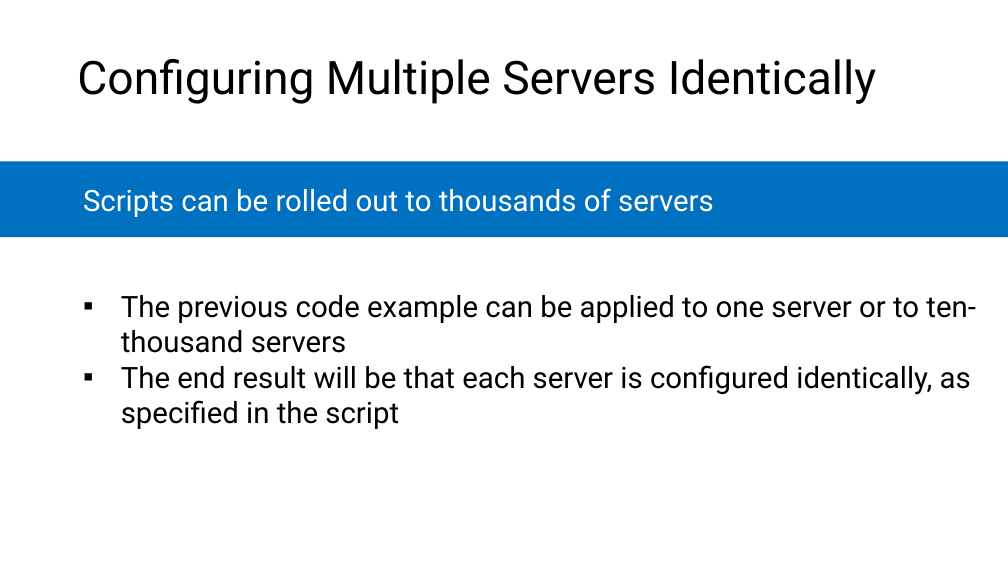
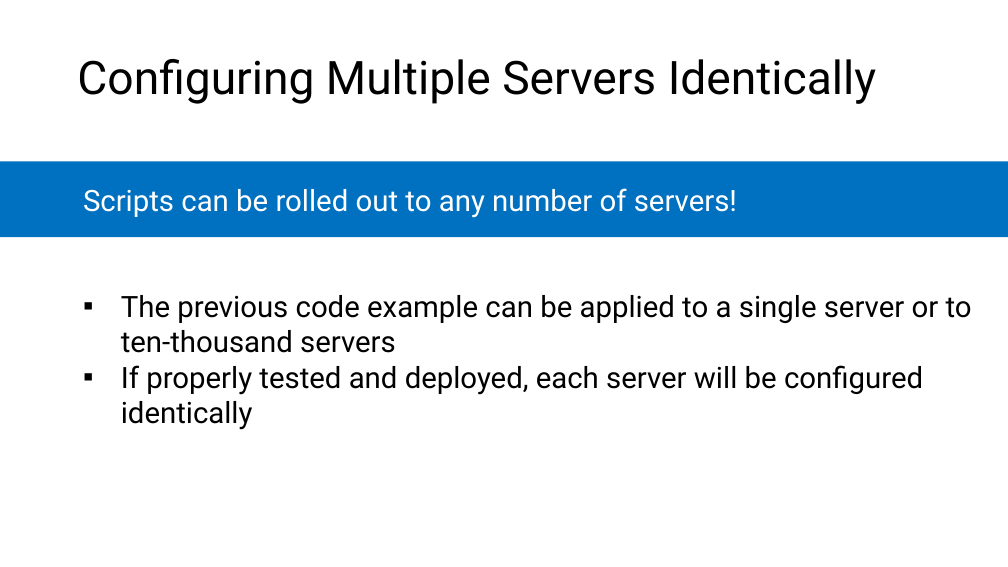
Before and after one commit to microsoft/AcademicContent, a slide deck: slide 9 of Complimentary Course Content/Module7/Lessons/Module7_Lesson2 Configuration Management.pptx (slide 10 before the commit). Drawn at 1008x567 pixels with LibreOffice and Linux fonts; fonts in the diff are those of the drawing. Boxes give left, top, right and bottom in pixels: in the first picture for what was removed or moved away, otherwise in the second. Text is boxed around its words. In the diff, an @@ line names an element or a change of style, - is before the commit and + after.

```diff
--- a/Complimentary Course Content/Module7/Lessons/Module7_Lesson2 Configuration Management.pptx
+++ b/Complimentary Course Content/Module7/Lessons/Module7_Lesson2 Configuration Management.pptx
@@ text in rectangle at <box>83,188,737,218</box>: text changed @@
-Scripts can be rolled out to thousands of servers
+Scripts can be rolled out to any number of servers!
@@ text at <box>121,295,972,430</box>: text changed @@
-    ▪ The previous code example can be applied to one server or to ten-thousand servers
-    ▪ The end result will be that each server is configured identically, as specified in the script
+    ▪ The previous code example can be applied to a single server or to ten-thousand servers
+    ▪ If properly tested and deployed, each server will be configured identically
```
Also in this commit, not shown: 5 other slides changed, 1 slide removed, 2 other files.
